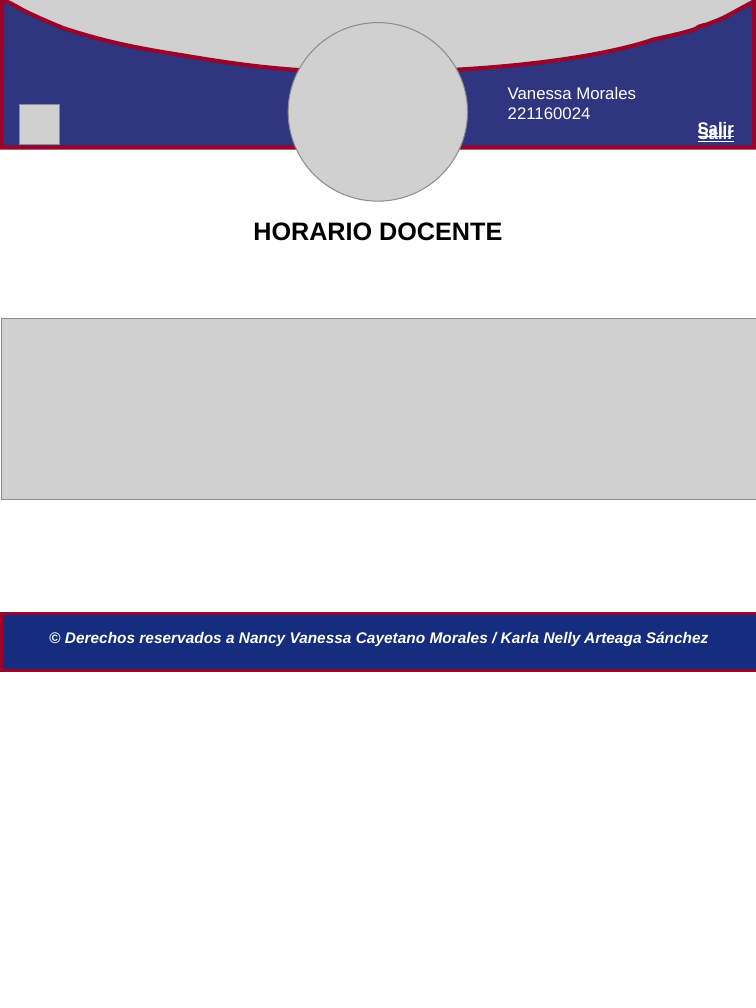
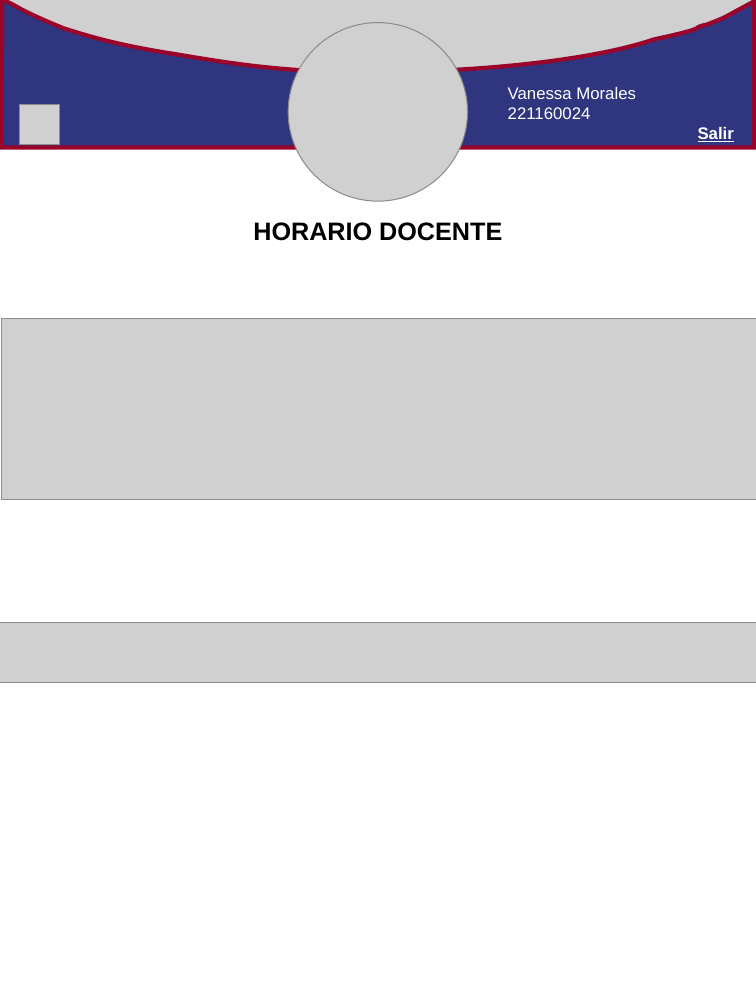
Before and after one commit to IngMiranda/TecnologiasWeb_9, a slide deck: slide 4 of Propuesta-páginas-docente.pptx (slide 3 before the commit). Drawn at 756x1008 pixels with LibreOffice and Linux fonts; fonts in the diff are those of the drawing; grey boxes stand for pictures. Boxes give left, top, right and bottom in pixels: in the first picture for what was removed or moved away, otherwise in the second. Text is boxed around its words. In the diff, an @@ line names an element or a change of style, - is before the commit and + after.

```diff
--- a/Propuesta-páginas-docente.pptx
+++ b/Propuesta-páginas-docente.pptx
@@ text removed at (698,121,734,139) @@
-Salir
@@ picture added at (0,623,756,682) @@
@@ rectangle removed at (1,614,756,671) @@
@@ text removed at (65,631,709,646) @@
-© Derechos reservados a Nancy Vanessa Cayetano Morales / Karla Nelly Arteaga Sánchez
```
Also in this commit, not shown: 4 other slides changed, 6 slides added, 1 slide removed.
